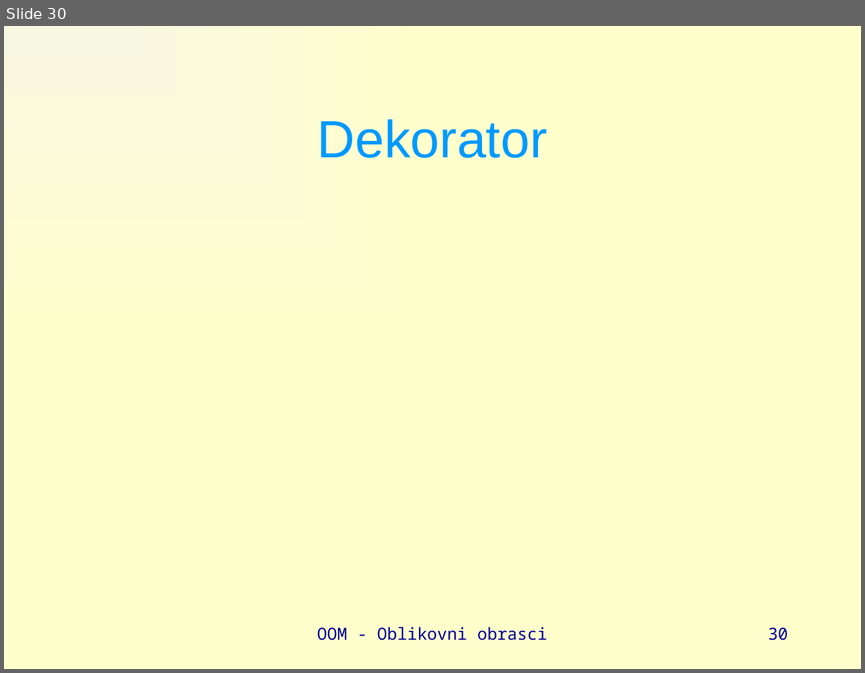
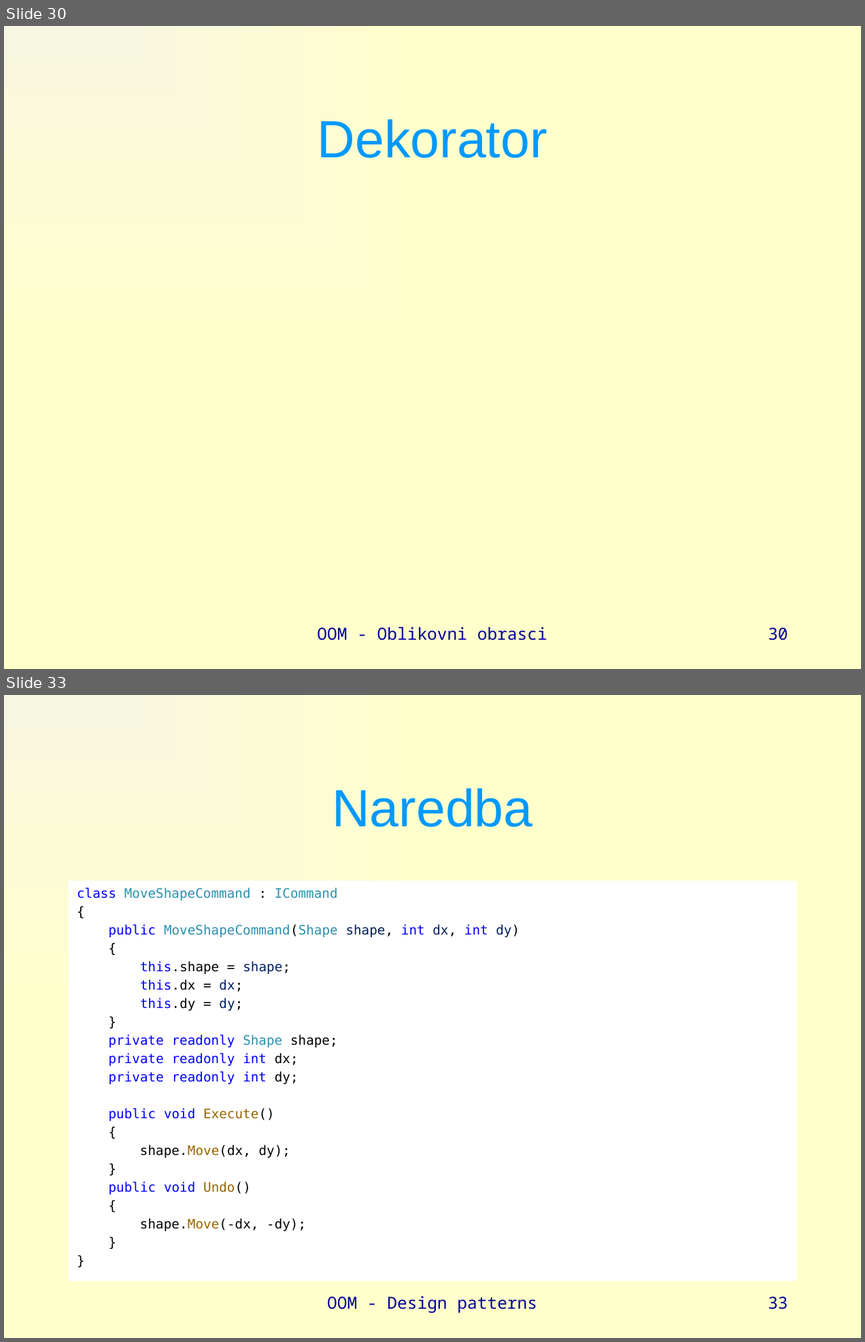
Before and after one commit to vsite-oom/DesignPatterns, a slide deck: docs/Design patterns.pptx. Shown one above the other, each under a label of ours: slide 30 before the commit, slides 30 and 33 after it; the slides between them are not shown. The pictures are 865x673 and 865x1342 pixels, drawn with LibreOffice and Linux fonts; fonts in the diff are those of the drawing. Boxes give left, top, right and bottom in pixels: in the first picture for what was removed or moved away, otherwise in the second. Text is boxed around its words. In the diff, an @@ line names an element or a change of style, - is before the commit and + after.

```diff
--- a/docs/Design patterns.pptx
+++ b/docs/Design patterns.pptx
@@ slide 33 added at bbox=[4, 695, 861, 1338], background gradient #F8F7E1 to #FFFFCC @@
@@ title added at bbox=[332, 788, 532, 827], 44 pt, text #0099FF @@
+Naredba
@@ text added at bbox=[68, 881, 797, 1281], fill #FFFFFF, 11 pt, text #0000FF @@
+class MoveShapeCommand : ICommand
+{
+public MoveShapeCommand(Shape shape, int dx, int dy)
+{
+this.shape = shape;
+this.dx = dx;
+this.dy = dy;
+}
+private readonly Shape shape;
+private readonly int dx;
+private readonly int dy;
+public void Execute()
+{
+shape.Move(dx, dy);
+}
+public void Undo()
+{
+shape.Move(-dx, -dy);
+}
+}
@@ text added at bbox=[327, 1295, 537, 1312], 14 pt, text #000099 @@
+OOM - Design patterns
@@ page number added at bbox=[768, 1296, 787, 1309], 14 pt, text #000099 @@
+33
```
Also in this commit, not shown: 2 slides changed, 2 other slides added.
